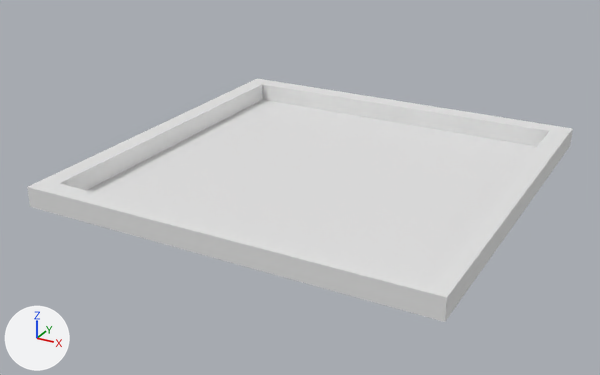
The Blender file client/data/level/level.blend, before and after one commit.
Camera for both pictures: a 50 mm lens placed at (17.6, -34.4, 16.2), pointed at (-0.6, -1.3, -0.4). The lights are fixed; the arrows at lower left show +X, +Y and +Z.

Script lines for the objects in view, before the commit:
```python
me_cube_001 = bpy.data.meshes.new('Cube.001')
me_cube_001.from_pydata(...)  # 168 vertices, 168 faces; spans x -39.0..1.0, y -39.0..1.0, z -1.0..1.0
me_plane = bpy.data.meshes.new('Plane')
me_plane.from_pydata([(-1.0, -1.0, 0.0), (1.0, -1.0, 0.0), (-1.0, 1.0, 0.0), (1.0, 1.0, 0.0)], [], [(0, 1, 3, 2)])
me_plane.materials.append(mat_material_001)  # white #e7e7e7
ob_cube = bpy.data.objects.new('Cube', me_cube_001)
ob_cube.location = (9.5, 9.5, 0.5)
ob_cube.scale = (0.5, 0.5, 0.5)
ob_plane = bpy.data.objects.new('Plane', me_plane)
ob_plane.location = (0.0, 0.0, 0.0)
ob_plane.scale = (10.0, 10.0, 10.0)
```
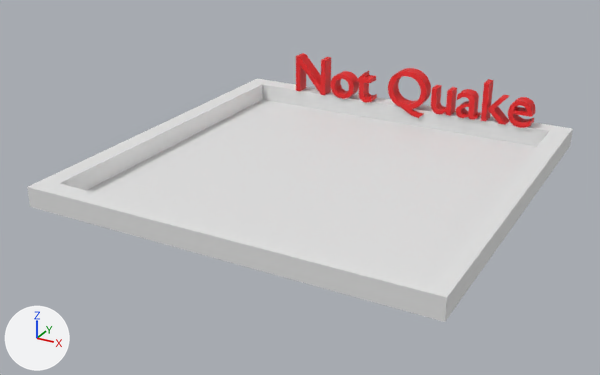
Edits to the scene script, one JSON object a line:
```json
{"op": "add", "block": "mat_material_002", "code": ["mat_material_002 = principled_material('Material.002')", "mat_material_002.base_color = (0.8, 0.0111, 0.0135)  # red #e71b1f"]}
{"op": "add", "block": "me_text", "code": ["me_text = bpy.data.meshes.new('Text')", "me_text.from_pydata(...)  # 1254 vertices, 1861 faces; spans x 0.07..4.62, y -0.14..0.69, z -0.25..0.0", "me_text.polygons.foreach_set('use_smooth', [True] * 1861)", "me_text.materials.append(mat_material_002)  # red #e71b1f"]}
{"op": "add", "block": "ob_text_001", "code": ["ob_text_001 = bpy.data.objects.new('Text.001', me_text)", "ob_text_001.location = (-6.73, 8.85, 1.01)", "ob_text_001.rotation_euler = (1.571, 0.0, 0.0)  # degrees (90, 0, 0)", "ob_text_001.scale = (3.19, 3.19, 3.19)", "_m = ob_text_001.modifiers.new('EdgeSplit', 'EDGE_SPLIT')"]}
```

Where the change shows, as pixel boxes (x1, y1, x2, y2) in the pictures (600 x 375 px):
```json
{"object": "Text.001", "change": "added", "after": [296, 53, 535, 128], "on screen": "red"}
```
